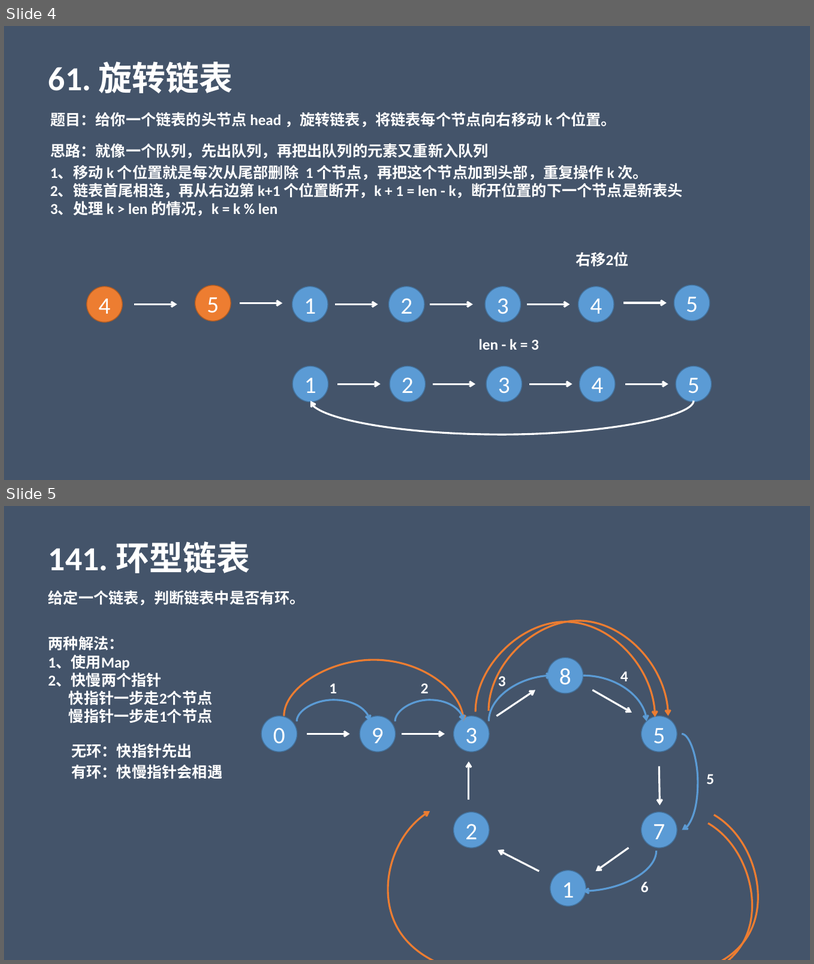
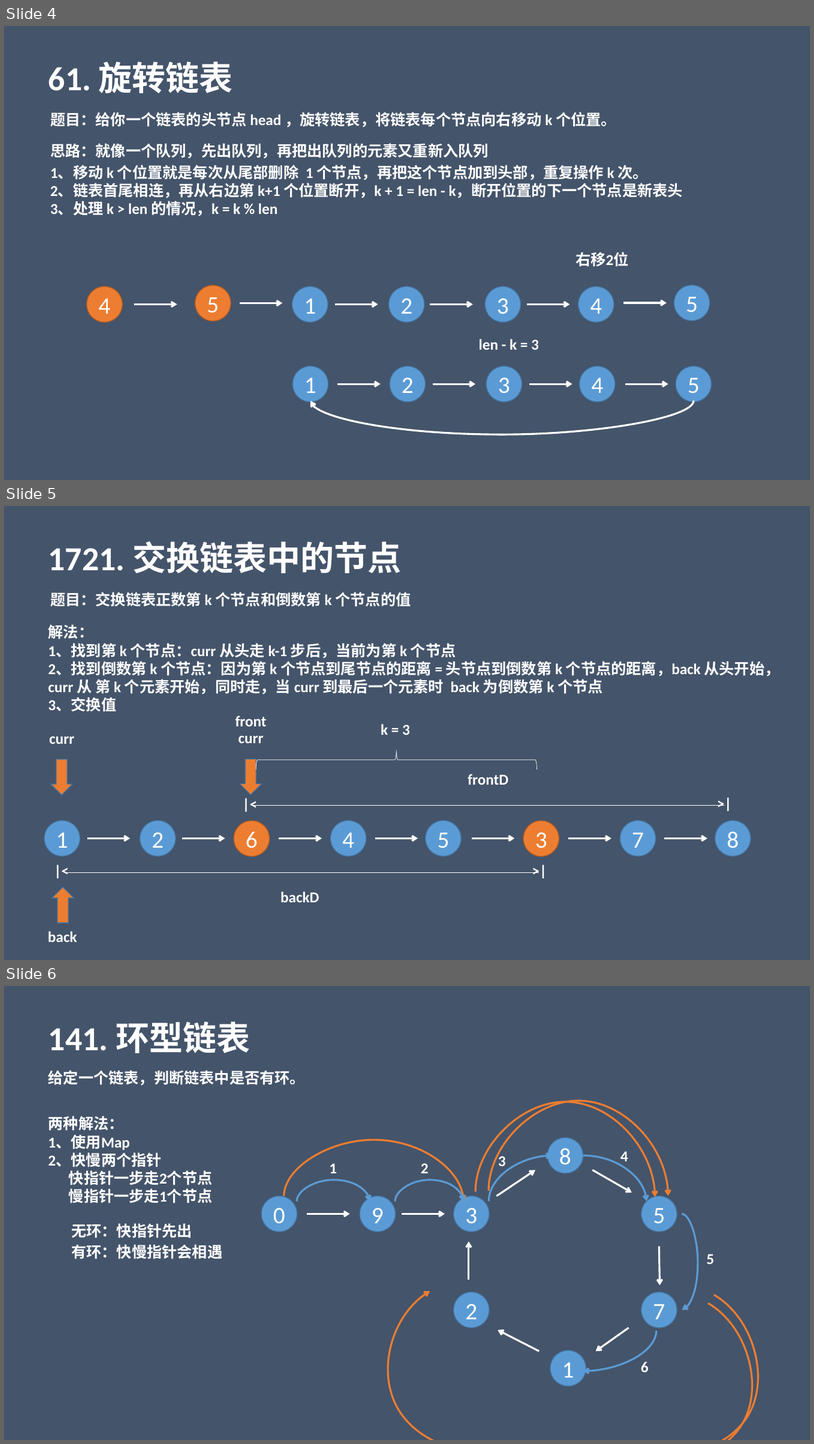
Before and after one commit to liangle/liangle-frontend-studybook, a slide deck: 小白学算法系列.pptx. Shown one above the other, each under a label of ours: slides 4 and 5 before the commit, slides 4, 5 and 6 after it. The pictures are 814x964 and 814x1444 pixels, drawn with LibreOffice and Linux fonts; fonts in the diff are those of the drawing. Boxes give left, top, right and bottom in pixels: in the first picture for what was removed or moved away, otherwise in the second. Text is boxed around its words. In the diff, an @@ line names an element or a change of style, - is before the commit and + after.

```diff
--- a/小白学算法系列.pptx
+++ b/小白学算法系列.pptx
@@ slide 5 added at [4, 506, 810, 960], background #44546A @@
@@ text added at [48, 541, 402, 573], 40 pt, text #FFFFFF, bold @@
+1721. 交换链表中的节点
@@ text added at [50, 592, 411, 607], 18 pt, text #FFFFFF, bold @@
+题目：交换链表正数第 k 个节点和倒数第 k 个节点的值
@@ text added at [48, 624, 780, 712], 18 pt, text #FFFFFF, bold @@
+解法：
+1、找到第 k 个节点：curr 从头走 k-1 步后，当前为第 k 个节点
+2、找到倒数第 k 个节点：因为第 k 个节点到尾节点的距离 = 头节点到倒数第 k 个节点的距离，back 从头开始，curr 从 第 k 个元素开始，同时走，当 curr 到最后一个元素时 back 为倒数第 k 个节点
+3、交换值
@@ text added at [236, 715, 267, 726], 18 pt, text #FFFFFF, bold @@
+front
@@ text added at [49, 736, 74, 744], 18 pt, text #FFFFFF, bold @@
+curr
@@ group added at [48, 735, 264, 942]: 2 down arrows, 2 texts @@
+back
+curr
@@ text added at [381, 724, 410, 735], 18 pt, text #FFFFFF, bold @@
+k = 3
@@ left brace added at [256, 750, 537, 769], outline #FFFFFF 0.5 pt @@
@@ down arrow added at [51, 759, 72, 795], fill #ED7D31, outline #43739E 1 pt @@
@@ ellipse added at [45, 820, 80, 856], fill #5B9BD5, outline #43739E 1 pt, 28 pt, text #FFFFFF @@
+1
@@ ellipse added at [140, 820, 176, 856], fill #5B9BD5, outline #43739E 1 pt, 28 pt, text #FFFFFF @@
+2
@@ ellipse added at [234, 820, 270, 856], fill #ED7D31, outline #AF5C24 1 pt, 28 pt, text #FFFFFF @@
+6
@@ ellipse added at [330, 820, 366, 856], fill #5B9BD5, outline #43739E 1 pt, 28 pt, text #FFFFFF @@
+4
@@ ellipse added at [426, 820, 461, 856], fill #5B9BD5, outline #43739E 1 pt, 28 pt, text #FFFFFF @@
+5
@@ ellipse added at [524, 820, 560, 856], fill #ED7D31, outline #AF5C24 1 pt, 28 pt, text #FFFFFF @@
+3
@@ ellipse added at [620, 820, 656, 856], fill #5B9BD5, outline #43739E 1 pt, 28 pt, text #FFFFFF @@
+7
@@ ellipse added at [716, 820, 751, 856], fill #5B9BD5, outline #43739E 1 pt, 28 pt, text #FFFFFF @@
+8
@@ arrow added from (87, 838) to (130, 838), #FFFFFF 2.25 pt @@
@@ arrow added from (182, 838) to (225, 838), #FFFFFF 2.25 pt @@
@@ arrow added from (279, 838) to (322, 838), #FFFFFF 2.25 pt @@
@@ arrow added from (375, 838) to (419, 838), #FFFFFF 2.25 pt @@
@@ arrow added from (472, 838) to (515, 838), #FFFFFF 2.25 pt @@
@@ arrow added from (569, 838) to (612, 838), #FFFFFF 2.25 pt @@
@@ arrow added from (665, 838) to (708, 838), #FFFFFF 2.25 pt @@
@@ group added at [45, 774, 744, 902]: 6 texts, 2 lines @@
+frontD
+|<
+>|
+backD
+|<
+>|
@@ what was slide 5 is now slide 6 @@
```
Also in this commit, not shown: 2 slides changed, 6 other files.
